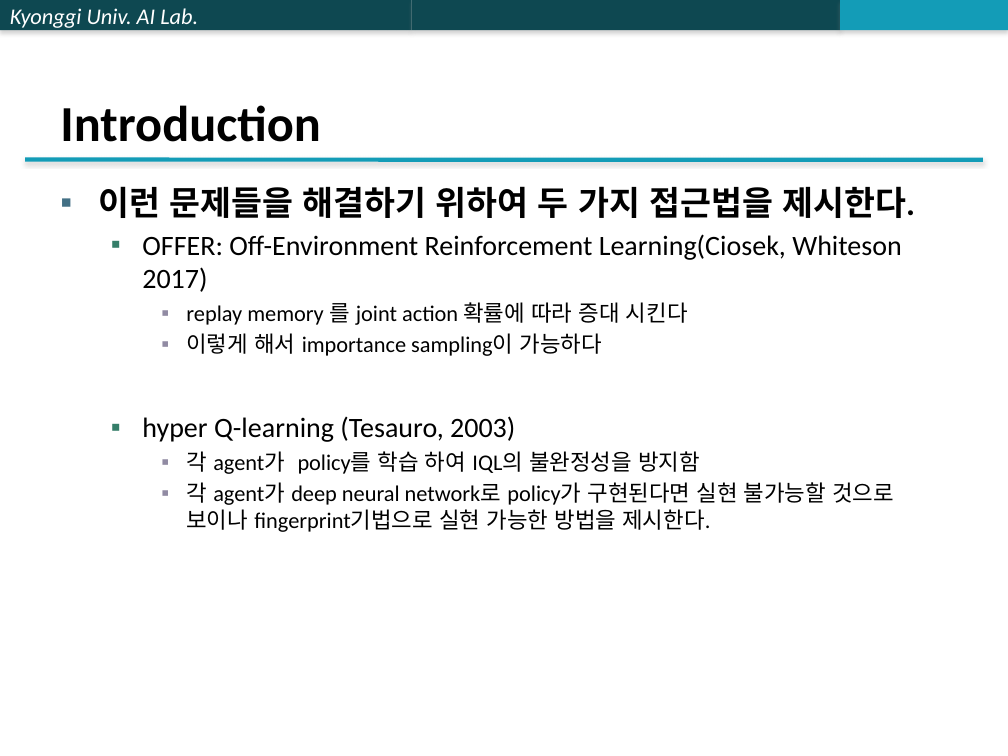
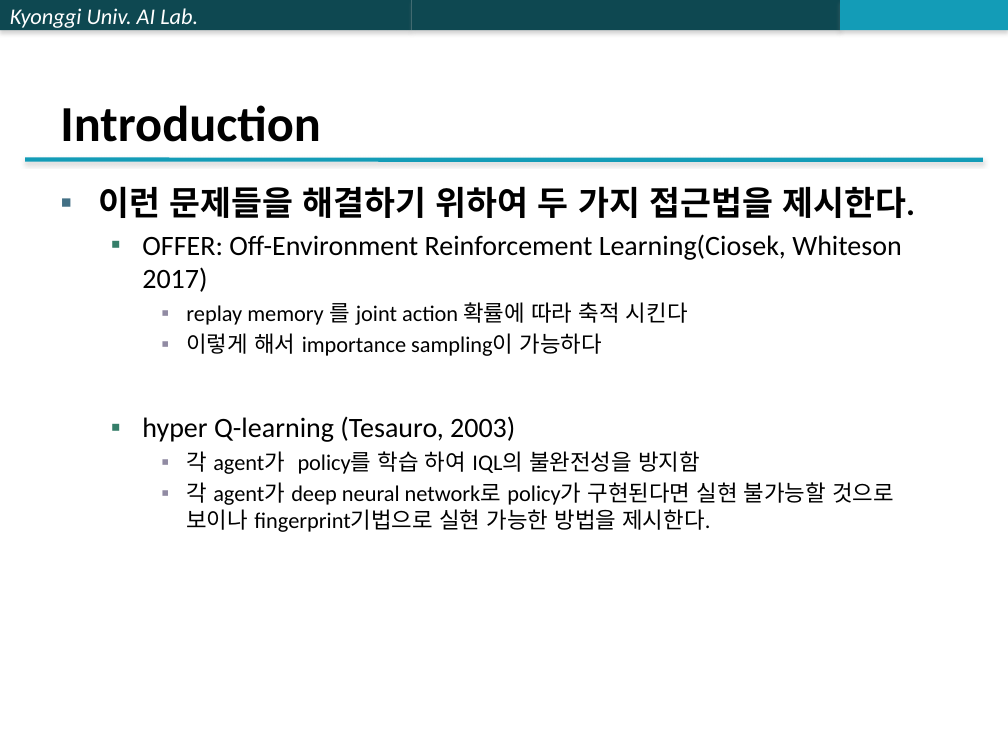
Before and after one commit to jk96491/PapersSeminar, a slide deck: slide 7 of Multi_Agent/PPTX/Stabilising Experience Replay for Deep Multi-Agent Reinforcement Learning.pptx. Drawn at 1008x756 pixels with LibreOffice and Linux fonts; fonts in the diff are those of the drawing. Boxes give left, top, right and bottom in pixels: in the first picture for what was removed or moved away, otherwise in the second. Text is boxed around its words. In the diff, an @@ line names an element or a change of style, - is before the commit and + after.

```diff
--- a/Multi_Agent/PPTX/Stabilising Experience Replay for Deep Multi-Agent Reinforcement Learning.pptx
+++ b/Multi_Agent/PPTX/Stabilising Experience Replay for Deep Multi-Agent Reinforcement Learning.pptx
@@ text at box(186, 302, 688, 325): text changed @@
-    ▪ replay memory 를 joint action 확률에 따라 증대 시킨다
+    ▪ replay memory 를 joint action 확률에 따라 축적 시킨다
@@ text at box(186, 451, 700, 474): text changed @@
-    ▪ 각 agent가 policy를 학습 하여 IQL의 불완정성을 방지함
+    ▪ 각 agent가 policy를 학습 하여 IQL의 불완전성을 방지함
```
Also in this commit, not shown: 2 other slides changed, 4 slides added, 1 slide removed.
